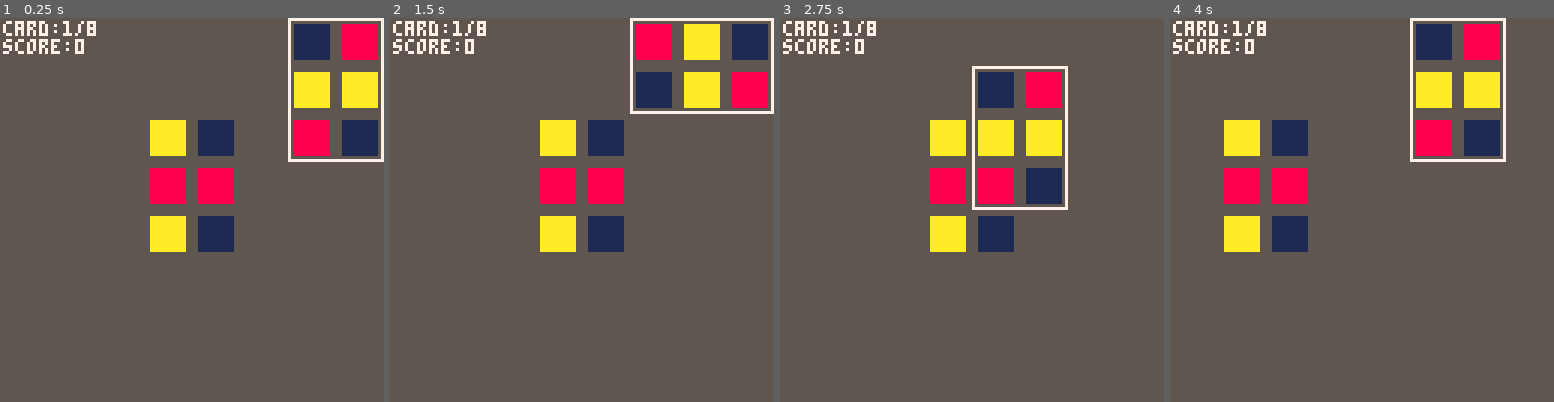
Above: before the commit, frames 1-4 (left to right).
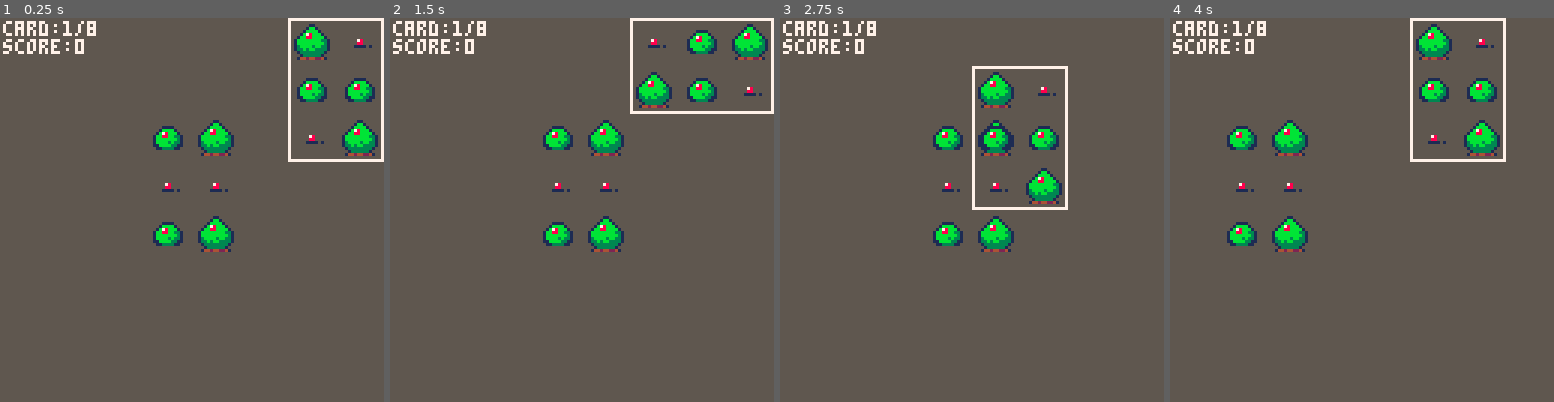
Above: after the commit, the same moments.

Repository: shen-sat/orchard
Game: PICO-8 cartridge game.p8
The game is run twice, just before and just after one commit, with the same random seed, the same clock (stepped at 60 frames per second) and the same inputs.
Inputs:
- Up to frame 1 (0.25 s): no input
- Up to frame 2 (1.5 s): tap O (Z key) at 0.33, 0.7, 1.43 s; tap X (X key) at 1.07 s
- Up to frame 3 (2.75 s): hold Left 1.97-2.37 s; tap X (X key) at 2.07, 2.4, 2.73 s; tap O (Z key) at 2.22 s; hold Down from 2.42 s (still down)
- Up to frame 4 (4 s): release Down at 2.82 s; hold Right 2.87-3.53 s; tap X (X key) at 3.07, 3.4, 3.73 s; tap O (Z key) at 3.1, 3.98 s; hold Up from 3.58 s (still down)

The runs differ from the first frame. In frame 1, 9.9% of the frame differs, in the area x 39-99%, y 1-61%; in frame 2, 9.9%; in frame 3, 8.3%; in frame 4, 9.9%.

Commit message:
Add aseprite tilesheet

Diff:
--- a/game.p8
+++ b/game.p8
@@ -65,16 +65,17 @@
 
 __gfx__
 00000000000000000000000000000000000000000000000000000000000000000000000000000000000000000000000000000000000000000000000000000000
-00000000000000000000000000000000000000000000000000000000000000000000000000000000000000000000000000000000000000000000000000000000
-008888888888880000aaaaaaaaaaaa00001111111111110000000000000000000000000000000000000000000000000000000000000000000000000000000000
-008888888888880000aaaaaaaaaaaa00001111111111110000000000000000000000000000000000000000000000000000000000000000000000000000000000
-008888888888880000aaaaaaaaaaaa00001111111111110000000000000000000000000000000000000000000000000000000000000000000000000000000000
-008888888888880000aaaaaaaaaaaa00001111111111110000000000000000000000000000000000000000000000000000000000000000000000000000000000
-008888888888880000aaaaaaaaaaaa00001111111111110000000000000000000000000000000000000000000000000000000000000000000000000000000000
-008888888888880000aaaaaaaaaaaa00001111111111110000000000000000000000000000000000000000000000000000000000000000000000000000000000
-008888888888880000aaaaaaaaaaaa00001111111111110000000000000000000000000000000000000000000000000000000000000000000000000000000000
-008888888888880000aaaaaaaaaaaa00001111111111110000000000000000000000000000000000000000000000000000000000000000000000000000000000
-008888888888880000aaaaaaaaaaaa00001111111111110000000000000000000000000000000000000000000000000000000000000000000000000000000000
-008888888888880000aaaaaaaaaaaa00001111111111110000000000000000000000000000000000000000000000000000000000000000000000000000000000
-008888888888880000aaaaaaaaaaaa00001111111111110000000000000000000000000000000000000000000000000000000000000000000000000000000000
-008888888888880000aaaaaaaaaaaa00001111111111110000000000000000000000000000000000000000000000000000000000000000000000000000000000
+00000000000000000000000000000000000000000000000000000011110000000000000000000000000000000000000000000000000000000000000000000000
+000000000000000000000000000000000000000110000000000011bbbb1100000000000000000000000000000000000000000000000000000000000000000000
+000000000000000000000000000000000000001bb10000000001bbbbbbbb10000000000000000000000000000000000000000000000000000000000000000000
+00000000000000000000001111000000000001bbbb100000001bb78bbbbbb1000000000000000000000000000000000000000000000000000000000000000000
+0000000000000000000001bbbb10000000001b78bbb1000001bbb88bbbbbbb100000000000000000000000000000000000000000000000000000000000000000
+000000000000000000001b78bbb100000001bb88bbbb100001bbbbbbbb3bb3100000000000000000000000000000000000000000000000000000000000000000
+00000007800000000001bb88bb331000001bbbbbbbb3310001bbbbbbb33b33100000000000000000000000000000000000000000000000000000000000000000
+00000008800000000001bbbbbbb31000001bbbbbbbbb310001b3bbbbbbbbb3100000000000000000000000000000000000000000000000000000000000000000
+00000011110100000001bbbb3b3310000013bbbb3bb331000133bbbbb3bb33100000000000000000000000000000000000000000000000000000000000000000
+000000000000000000011bbbb331100000133b3bb333310000133bbb333331000000000000000000000000000000000000000000000000000000000000000000
+00000000000000000000113333110000000133333333100000013333333310000000000000000000000000000000000000000000000000000000000000000000
+00000000000000000000000000000000000013333331000000001333333100000000000000000000000000000000000000000000000000000000000000000000
+00000000000000000000000000000000000144244224100000002422224200000000000000000000000000000000000000000000000000000000000000000000
+00000000000000000000000000000000000000000000000000122424244221000000000000000000000000000000000000000000000000000000000000000000
Not shown, added: pico8-tileset.png
